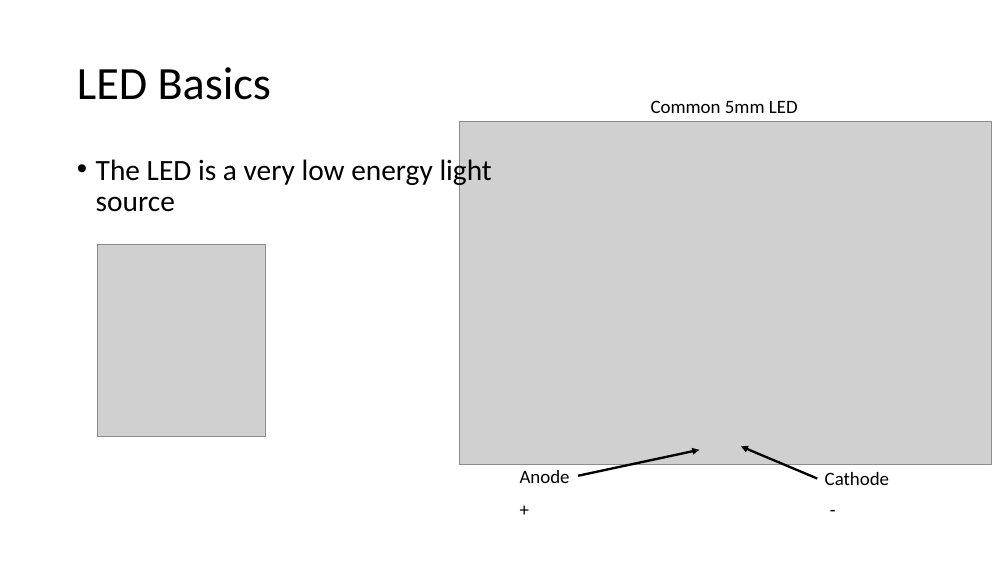
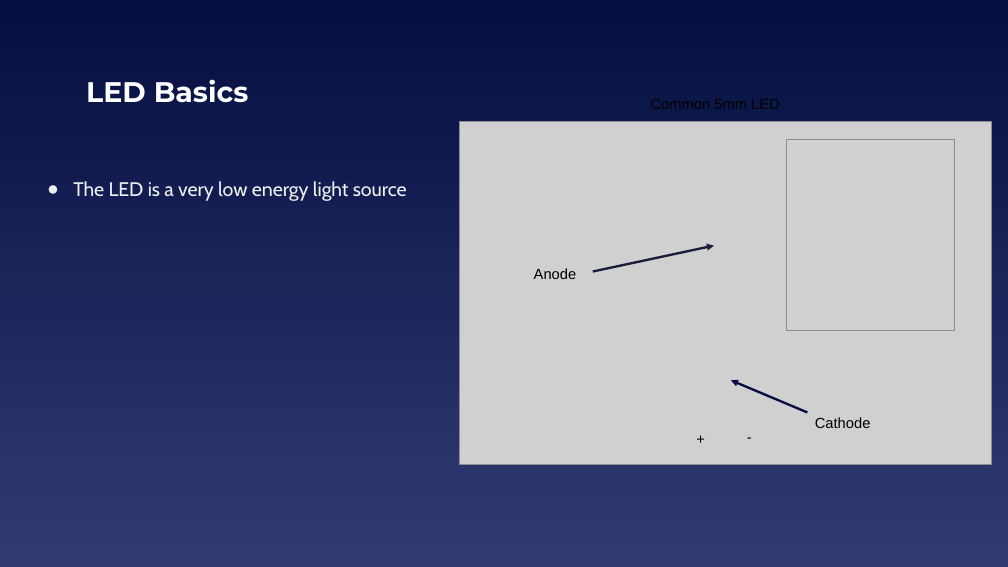
Before and after one commit to EELabMan/IR-Transmit-and-Receive, a slide deck: slide 3 of Infrared TX RX.pptx (slide 2 before the commit). Drawn at 1008x567 pixels with LibreOffice and Linux fonts; fonts in the diff are those of the drawing; grey boxes stand for pictures. Boxes give left, top, right and bottom in pixels: in the first picture for what was removed or moved away, otherwise in the second. Text is boxed around its words. In the diff, an @@ line names an element or a change of style, - is before the commit and + after.

```diff
--- a/Infrared TX RX.pptx
+++ b/Infrared TX RX.pptx
@@ background #FFFFFF to gradient #040E41 to #303B72 @@
@@ title "LED Basics": place and size @@
-title "LED Basics" at [77, 67, 271, 100]
+title "LED Basics" at [86, 79, 249, 103]
@@ title "LED Basics" at [86, 79, 249, 103]: size 44 to 27 pt, font Calibri to Montserrat, text colour #000000 to #FFFFFF, bold on; line spacing 0.9 to 1 @@
@@ text removed at [651, 100, 798, 113] @@
-Common 5mm LED
@@ picture: place and size @@
-picture at [98, 245, 265, 436]
+picture at [786, 139, 954, 330]
@@ text "The LED is a very ...": place and size @@
-text "The LED is a very ..." at [96, 155, 492, 212]
+text "The LED is a very ..." at [73, 181, 407, 201]
@@ text "The LED is a very ..." at [73, 181, 407, 201]: size 28 to 18.7 pt, font Calibri to Cabin, text colour #000000 to #EFEFEF; bullet • to ●; line spacing 0.9 to 1; less space between paragraphs @@
@@ text "Anode": place and size @@
-text "Anode" at [520, 470, 570, 483]
+text "Anode" at [534, 268, 577, 279]
@@ arrow moved from (578, 476) - (699, 450) to (593, 271) - (714, 246) @@
@@ arrow (593, 271) - (714, 246): stroke #000000 2.25 pt to #181E39 2.25 pt @@
@@ arrow moved from (817, 479) - (741, 446) to (808, 413) - (731, 380) @@
@@ arrow (808, 413) - (731, 380): stroke #000000 2.25 pt to #040E41 2.25 pt @@
@@ text "Cathode": place and size @@
-text "Cathode" at [825, 472, 889, 485]
+text "Cathode" at [815, 417, 871, 428]
@@ size 18 to 14 pt, font Calibri to Arial in 4 elements at [815, 417, 871, 428], [534, 268, 577, 279], [740, 424, 761, 454], [690, 426, 715, 456] @@
@@ text "+": place and size @@
-text "+" at [512, 494, 537, 524]
+text "+" at [690, 426, 715, 456]
@@ text "-": place and size @@
-text "-" at [823, 494, 844, 524]
+text "-" at [740, 424, 761, 454]
```
Also in this commit, not shown: 6 other slides changed, 5 slides added, 1 slide removed.
